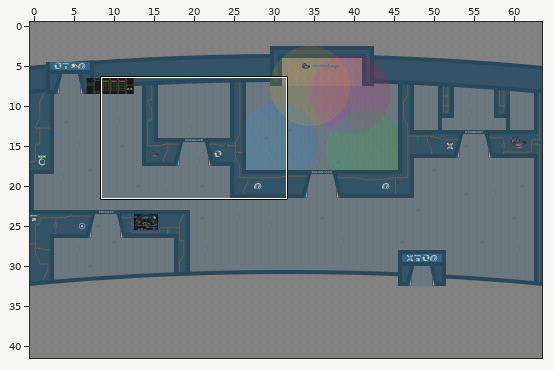
Tiled map: ring2/main.tmx. The first picture is a wide view before the edit; the outline marks the close-up.
Close-up. Before:
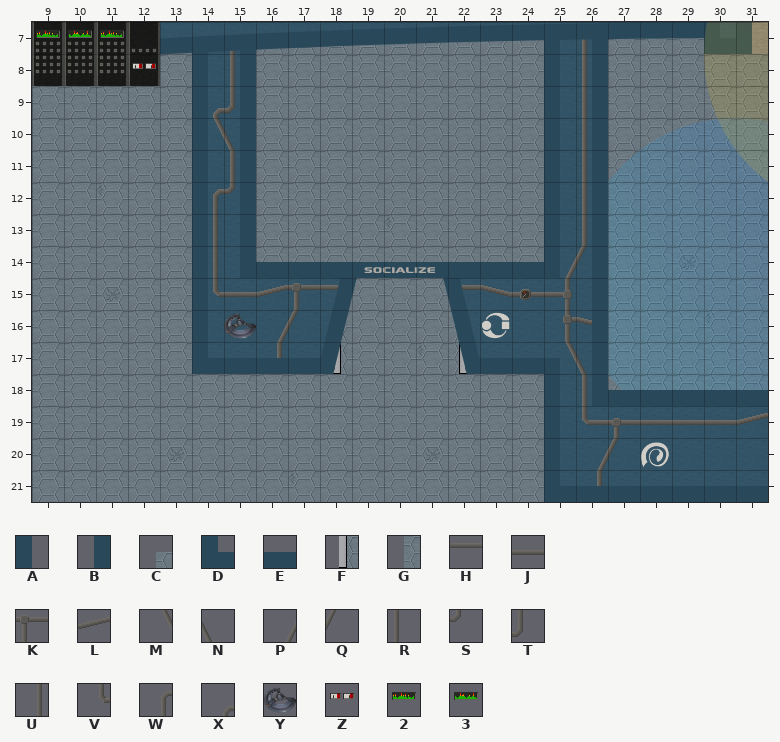
Cells are 32x32 px. Shown: x 9..31, y 7..21. Not drawn, because the pictures are missing: unchanged layer "inventory".
Key: from "c-base-walls": A 146, B 148, C 150, D 162, E 163, F 166, G 179, H 224, J 240, K 241, L 258, M 261, N 262, P 263, Q 264, R 272, S 273, T 275, U 288, V 296, W 298, X 300, Y 341; from "control1": Z 16, 2 32, 3 34.
_ is an empty cell.
Layers that did not change in this view are not listed.
Layer "WallsDeko" before, first column x 9:
 7 232___R_____
 8 ___Z__R_____
 9 _____XT_____
10 _____MN_____
11 ______R_____
12 _____WS_____
13 _____U______
14 _____U______
15 _____VJLKH__
16 _______PQ___
17 _______U____
18 ____________
19 ____________
20 ____________
21 ____________
Layer "WallsTop" before, first column x 9:
 8 _____AB___
 9 _____AB___
10 _____AB___
11 _____AB___
12 _____AB___
13 _____AB___
14 _____AB___
15 _____A___C
16 _____AY__G
17 _____DEEEF
18 __________
19 __________
20 __________
21 __________
And afterwards:
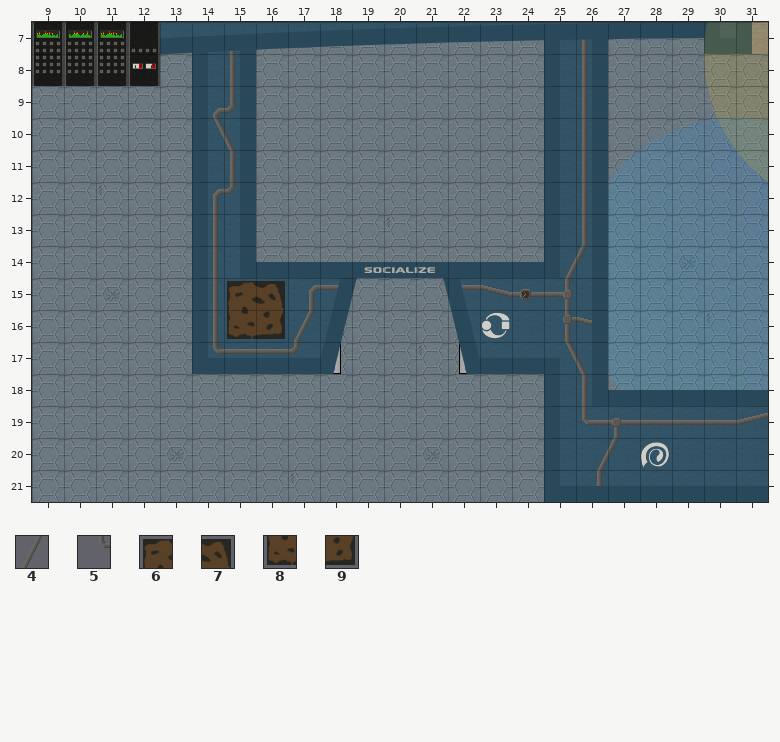
Further tiles: from "c-base-walls": 4 265, 5 295, 6 442, 7 443, 8 458, 9 459.
Edits made:
Layer "WallsDeko":
y 15: x 14..17 VJLK -> U67W
y 16: x 14..17 __PQ -> U894
y 17: x 14..17 __U_ -> 5HHS
Layer "WallsTop":
y 16: x 15 Y -> _
